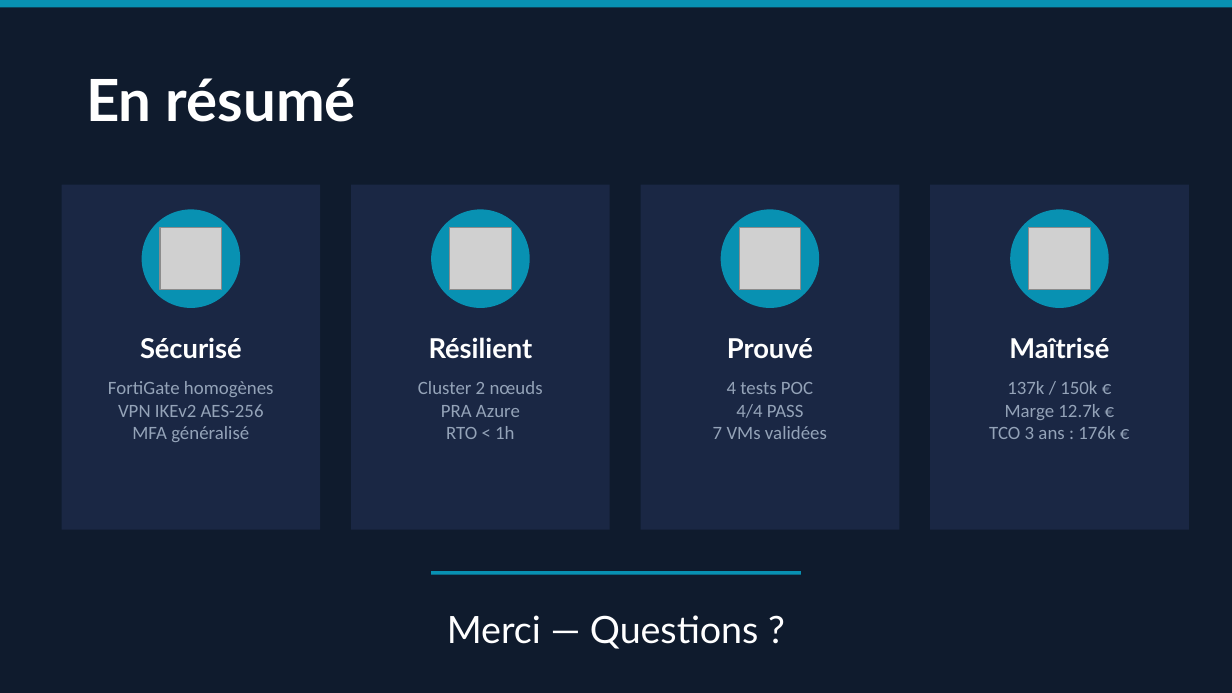
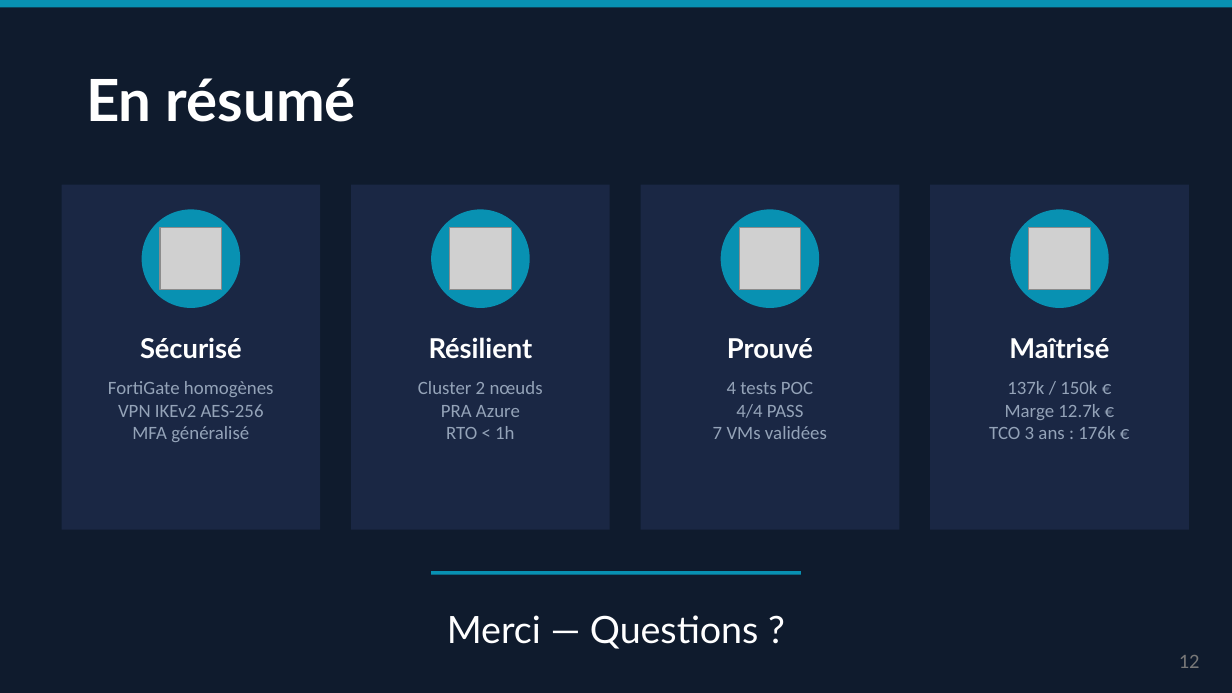
Before and after one commit to AnythingLegalConsidered/MSPR-NordTransit, a slide deck: slide 12 of docs/05-soutenance/MSPR_NordTransit_Presentation.pptx. Drawn at 1232x693 pixels with LibreOffice and Linux fonts; fonts in the diff are those of the drawing; grey boxes stand for pictures. Boxes give left, top, right and bottom in pixels: in the first picture for what was removed or moved away, otherwise in the second. Text is boxed around its words. In the diff, an @@ line names an element or a change of style, - is before the commit and + after.

```diff
--- a/docs/05-soutenance/MSPR_NordTransit_Presentation.pptx
+++ b/docs/05-soutenance/MSPR_NordTransit_Presentation.pptx
@@ page number added at bbox=[1179, 655, 1200, 668], 12 pt, text #797979 @@
+12
```
Also in this commit, not shown: 11 other slides changed, 16 other files.
